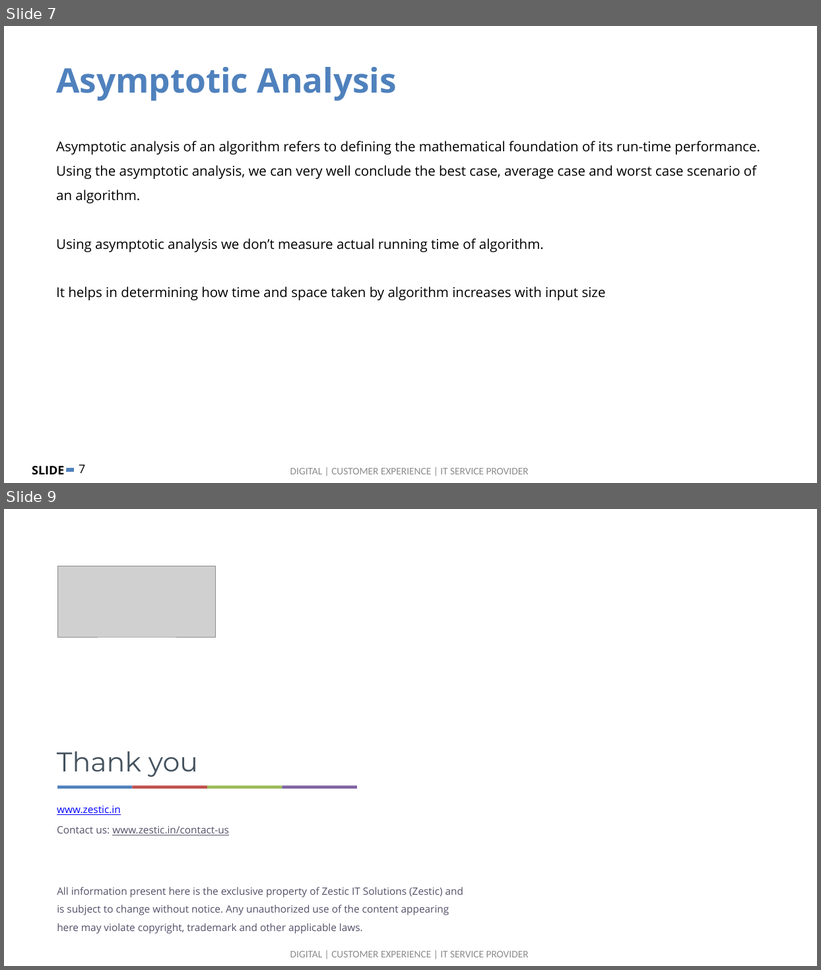
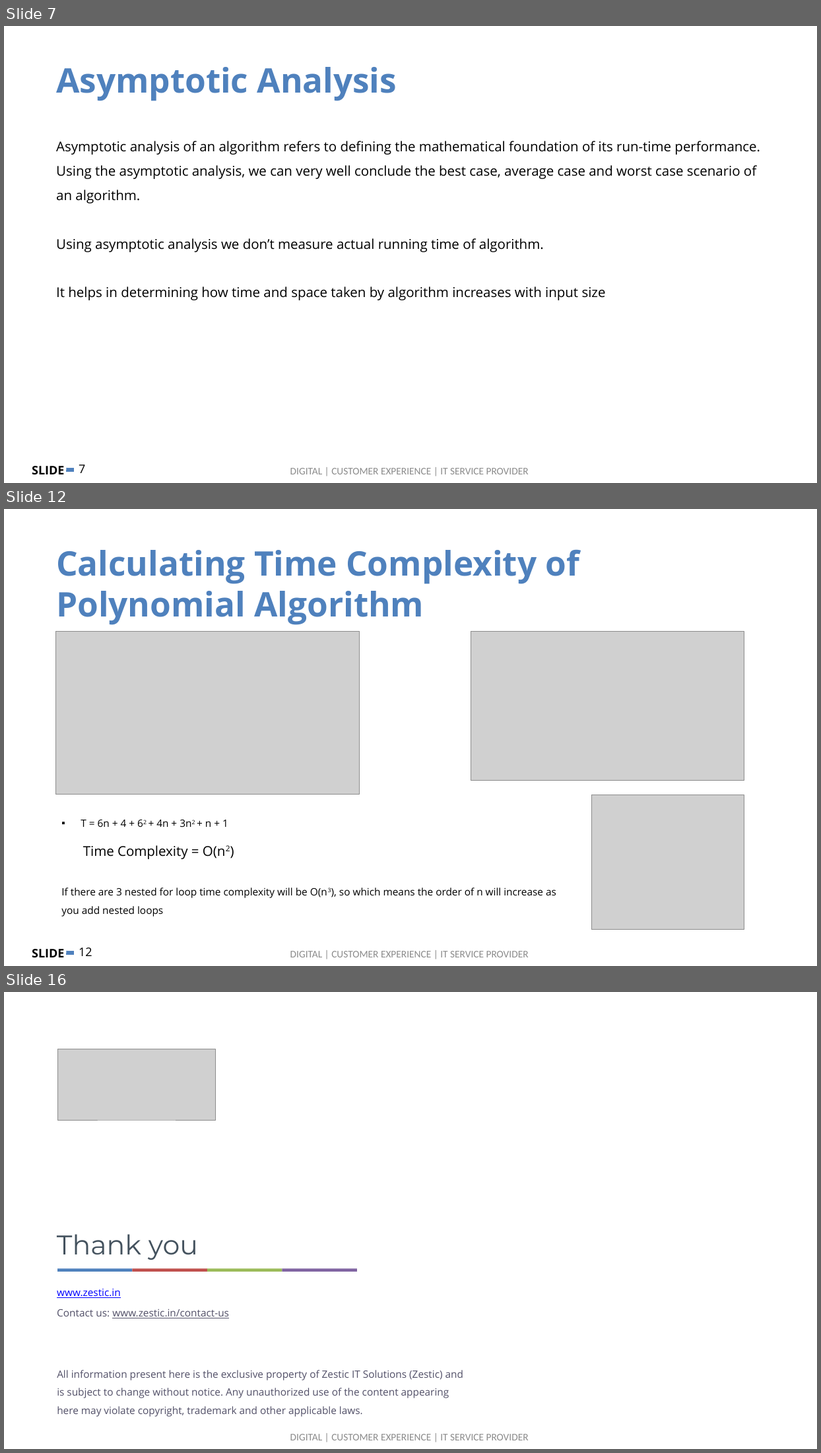
Before and after one commit to zesticio/examples, a slide deck: algorithms/slides/Data Structure & Algorithms.pptx. Shown one above the other, each under a label of ours: slides 7 and 9 before the commit, slides 7, 12 and 16 after it; the slides between them are not shown. The pictures are 821x970 and 821x1453 pixels, drawn with LibreOffice and Linux fonts; fonts in the diff are those of the drawing; grey boxes stand for pictures; background and template pictures are left out. Boxes give left, top, right and bottom in pixels: in the first picture for what was removed or moved away, otherwise in the second. Text is boxed around its words. In the diff, an @@ line names an element or a change of style, - is before the commit and + after.

```diff
--- a/algorithms/slides/Data Structure & Algorithms.pptx
+++ b/algorithms/slides/Data Structure & Algorithms.pptx
@@ slide 12 added at box(4, 509, 817, 966), background #FFFFFF; not listed: 4 template elements that a slide beside it also shows @@
@@ text added at box(56, 549, 580, 625), 40 pt, text #4F81BD, bold @@
+Calculating Time Complexity of Polynomial Algorithm
@@ picture added at box(56, 631, 360, 794) @@
@@ picture added at box(471, 631, 744, 780) @@
@@ picture added at box(592, 795, 745, 931) @@
@@ text added at box(81, 820, 228, 827), 12 pt, text #000000 @@
+▪ T = 6n + 4 + 62 + 4n + 3n2 + n + 1
@@ text added at box(83, 846, 226, 859), 16 pt, text #000000 @@
+Time Complexity = O(n2)
@@ text added at box(61, 888, 556, 917), 12 pt, text #000000 @@
+If there are 3 nested for loop time complexity will be O(n3), so which means the order of n will increase as you add nested loops
@@ what was slide 9 is now slide 16 @@
```
Also in this commit, not shown: 1 slide changed, 6 other slides added.
